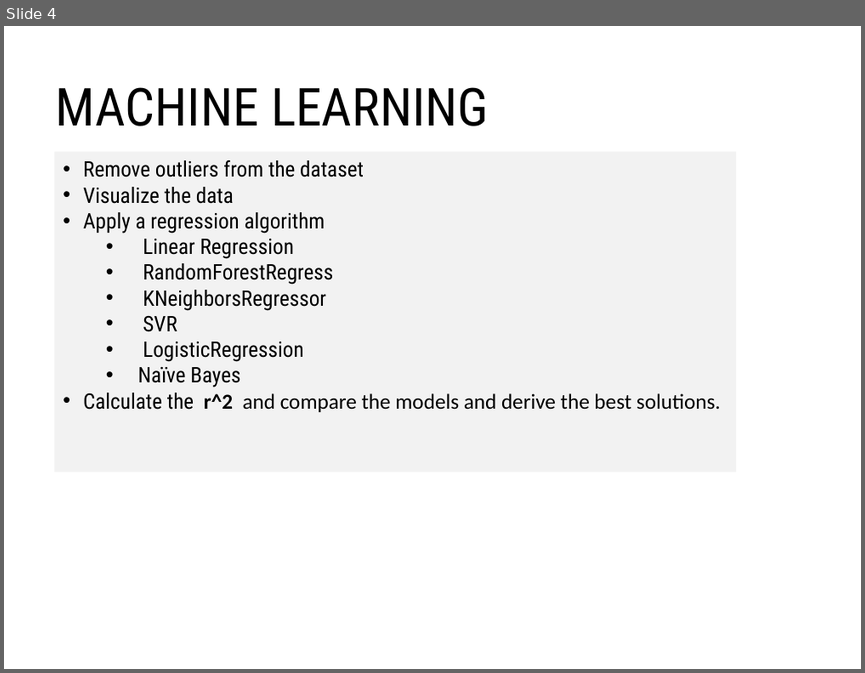
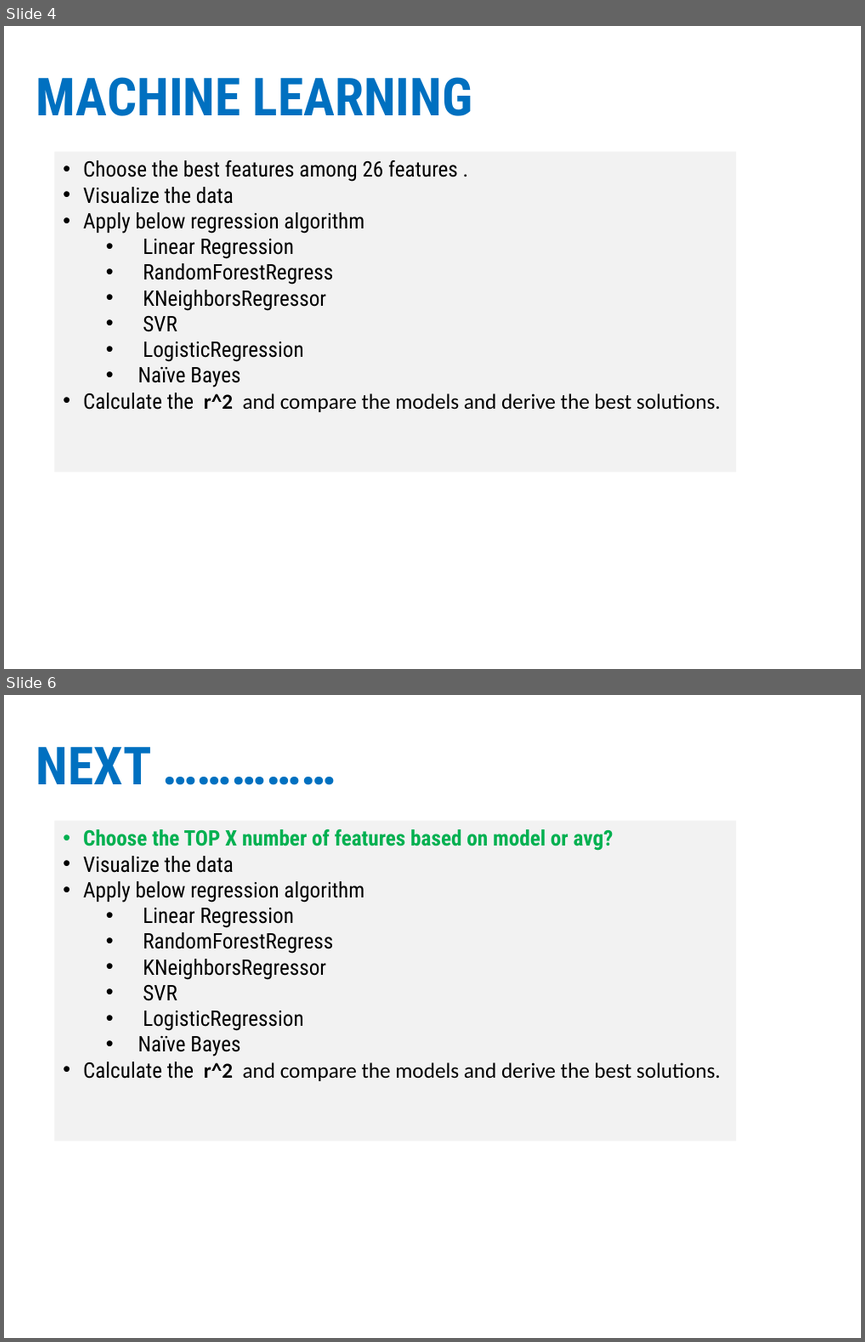
Before and after one commit to gusharani/Project, a slide deck: DS project ppt - Usha.pptx. Shown one above the other, each under a label of ours: slide 4 before the commit, slides 4 and 6 after it; the slides between them are not shown. The pictures are 865x673 and 865x1342 pixels, drawn with LibreOffice and Linux fonts; fonts in the diff are those of the drawing. Boxes give left, top, right and bottom in pixels: in the first picture for what was removed or moved away, otherwise in the second. Text is boxed around its words. In the diff, an @@ line names an element or a change of style, - is before the commit and + after.

```diff
--- a/DS project ppt - Usha.pptx
+++ b/DS project ppt - Usha.pptx
@@ slide 6 added at (x1=4, y1=695, x2=861, y2=1338), background #FFFFFF @@
@@ title added at (x1=36, y1=747, x2=152, y2=784), 44 pt, text #0070C0, bold @@
+NEXT ……………
@@ rectangle added at (x1=54, y1=821, x2=736, y2=1141), fill #F2F2F2, 18 pt, text #000000 @@
+• Choose the TOP X number of features based on model or avg?
+• Visualize the data
+• Apply below regression algorithm
+  • Linear Regression
+  • RandomForestRegress
+  • KNeighborsRegressor
+  • SVR
+  • LogisticRegression
+  • Naïve Bayes
+• Calculate the r^2 and compare the models and derive the best solutions.
@@ slide 4 changed as well @@
@@ title "MACHINE LEARNING" moved from (x1=55, y1=87, x2=488, y2=126) to (x1=36, y1=77, x2=472, y2=116) @@
@@ title "MACHINE LEARNING" at (x1=36, y1=77, x2=472, y2=116): text colour #000000 to #0070C0, bold on @@
@@ text in rectangle at (x1=83, y1=160, x2=458, y2=182): text changed @@
-• Remove outliers from the dataset
+• Choose the best features among 26 features .
@@ text in rectangle at (x1=83, y1=212, x2=364, y2=233): text changed @@
-• Apply a regression algorithm
+• Apply below regression algorithm
```
Also in this commit, not shown: 3 other slides changed, 1 other slide added, 1 other file.
